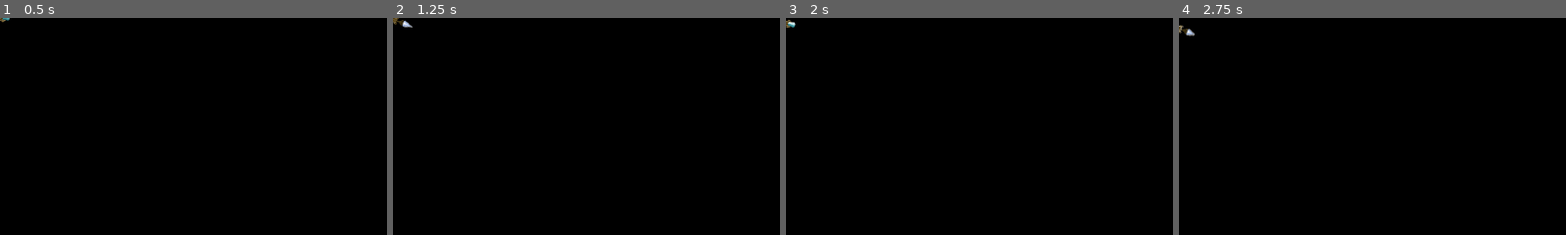
Above: before the commit, frames 1-4 (left to right).
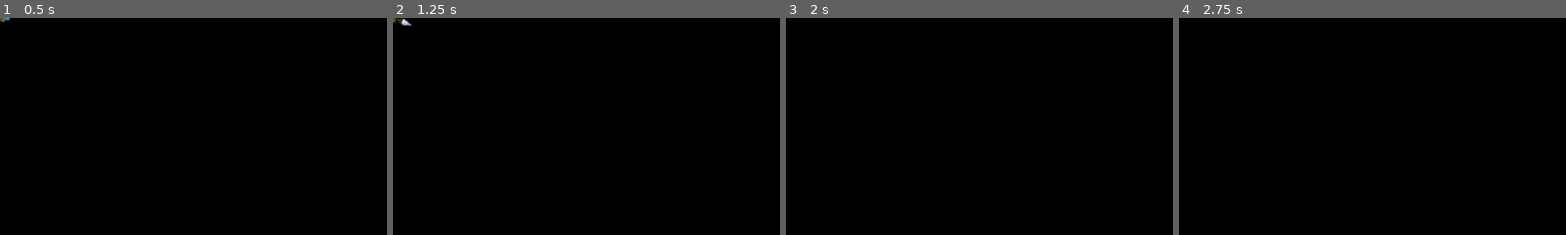
Above: after the commit, the same moments.

Repository: ricargoes/super-platypus-drifter
Game: Godot game, scene res://actors/Ship.tscn
The game is run twice, just before and just after one commit, with the same random seed, the same clock (stepped at 60 frames per second) and the same inputs. The project has no main scene, so this scene is started directly.
Inputs:
- Up to frame 1 (0.5 s): no input
- Up to frame 2 (1.25 s): tap Enter at 0.5 s; hold Right (ship_turn_right) from 0.53 s (still down); hold Space (ship_boost) from 0.53 s (still down)
- Up to frame 3 (2 s): release Right (ship_turn_right) at 1.28 s; release Space (ship_boost) at 1.28 s; hold Left (ship_turn_left) from 1.28 s (still down); tap Space (ship_boost) at 1.35 s
- Up to frame 4 (2.75 s): release Left (ship_turn_left) at 2.03 s; hold Right (ship_turn_right) from 2.03 s (still down); hold Space (ship_boost) from 2.03 s (still down)
The pictures show only the part of the screen within x 0-50%, y 0-50%; the shares and areas given below are measured in that part.

Frame 1 is identical in both runs. In frame 2, 0.1% of the frame differs, in the area x 0-6%, y 0-5%; in frame 3, less than 0.1%; in frame 4, 0.1%.

Commit message:
Boost now charges firts and then accelerate suddenly

Diff:
--- a/actors/Ship.gd
+++ b/actors/Ship.gd
@@ -1,9 +1,12 @@
 extends KinematicBody2D
 
-const ACCELERATION = 30
+const ACCELERATION = 10
 const TURN_SPEED = 5
+const MAX_BOOST_CHARGE = 100
+const BOOST_CHARGE_RATE = 30
 var speed = Vector2(0, 0)
 var is_lock = false
+var boost_charge = 0
 
 func _ready():
 	set_physics_process(true)
@@ -20,15 +23,15 @@
 func die():
 	queue_free()
 
-
 func pilot(delta):
 	if Input.is_action_pressed("ship_boost"):
 		$BoosterAnim.show()
 		$BoosterAnim.play()
-		speed += ACCELERATION*delta*Vector2(cos(rotation), sin(rotation))
+		boost_charge = min(boost_charge + BOOST_CHARGE_RATE*delta, MAX_BOOST_CHARGE)
 		$UnlockedTime.start()
 		is_lock = false
 	else:
+		boost()
 		$BoosterAnim.hide()
 
 	if not is_lock:
@@ -36,6 +39,10 @@
 			rotation -= TURN_SPEED*delta
 		elif Input.is_action_pressed("ship_turn_right"):
 			rotation += TURN_SPEED*delta
+
+func boost():
+	speed += ACCELERATION*boost_charge*Vector2(cos(rotation), sin(rotation))
+	boost_charge = 0
 
 func orienting_to(target_angle, delta, tolerance = 0.1):
 	var angle_diff = fposmod(get_rotation()-target_angle,2*PI)
